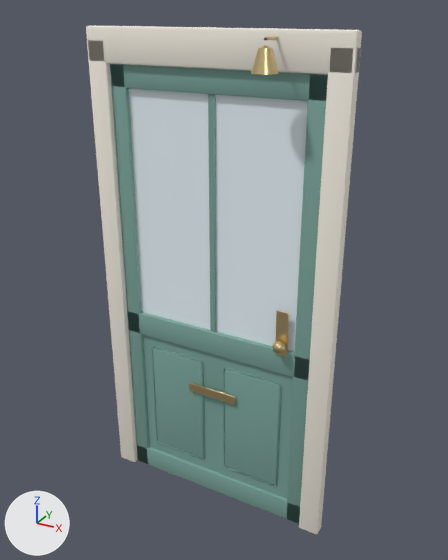
An edit to the glTF model art/models/shop_door.glb, drawn before and after from the same camera.
Rendered twice from a 50 mm camera at (1.3, -2.29, 2.37) aimed at (0.06, -0.02, 1.24). The axes (+X, +Y, +Z) are drawn at lower left. The lights are the same throughout. The first picture is the older version. Vertices at exactly the same position are counted once.

Objects in the first picture: 'shop_door'.
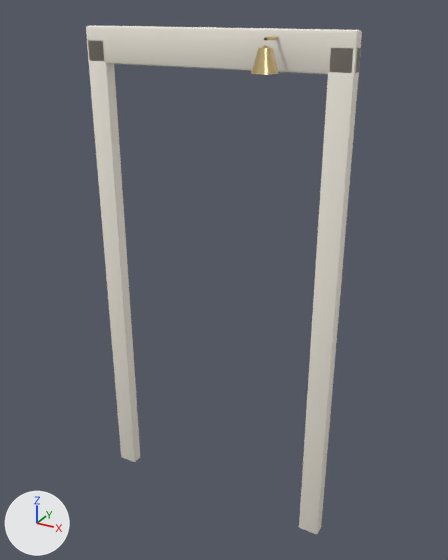
Changed parts and their boxes [x1, y1, x2, y2] in the pictures (448 x 560 px):
part 1 of me_shop_door, deleted
    before: [110, 64, 328, 524]

The change, as a list of edits to the scene's bpy script:
```text
Change me_shop_door:
    used by ob_shop_door; location = (0.0, 0.0, 0.0)
    remove me_shop_door.from_pydata(...)  # 915 vertices, 1791 faces; spans x -0.6..0.6, y -0.21..0.01, z 0.0..2.3
    remove me_shop_door.materials.append(mat_paint)  # greyish green #7ca69b
    add me_shop_door.from_pydata(...)  # 236 vertices, 444 faces; spans x -0.6..0.6, y -0.21..0.0, z 0.0..2.3
    me_shop_door part 1: 11 loose pieces with 679 vertices, spanning x -0.5..0.5, y -0.1..0.01, z 0.0..2.15, are deleted
    remove me_shop_door.materials.append(mat_glass)  # white #edf9ff
```
